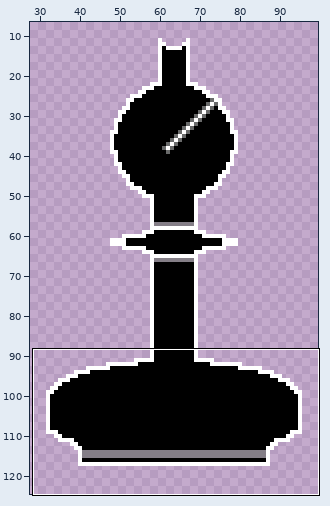
Pixel-art file: aseprite/Black_Bishop.aseprite. Above, an overview of the earlier version with the close-up marked.
Close-up. Before:
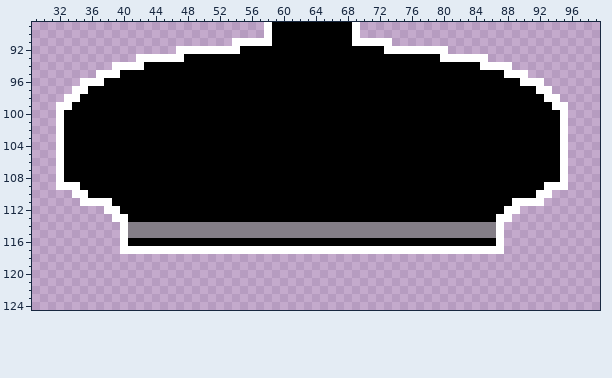
128x128 pixels, 1 frame. Shown: x 29..99, y 89..124. The wide view leaves out empty margins. The commit also changed other parts of the picture, which this record leaves out.
And afterwards:
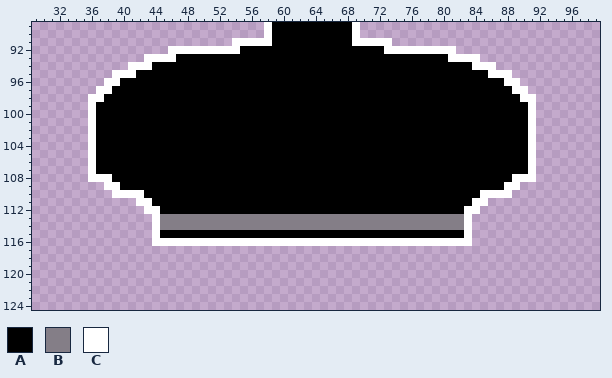
Palette (. is transparent): A #000000  B #847e87  C #ffffff
Edits made:
@@ x 29..99 @@
  91 .........................CCCCCAAAAAAAAAACCCCC..........................
- 92 ..................CCCCCCCCAAAAAAAAAAAAAAAAAACCCCCCCC...................
- 93 .............CCCCCCAAAAAAAAAAAAAAAAAAAAAAAAAAAAAAAACCCCCC..............
- 94 ..........CCCCAAAAAAAAAAAAAAAAAAAAAAAAAAAAAAAAAAAAAAAAAACCCC...........
- 95 ........CCCAAAAAAAAAAAAAAAAAAAAAAAAAAAAAAAAAAAAAAAAAAAAAAAACCC.........
- 96 ......CCCAAAAAAAAAAAAAAAAAAAAAAAAAAAAAAAAAAAAAAAAAAAAAAAAAAAACCC.......
- 97 .....CCAAAAAAAAAAAAAAAAAAAAAAAAAAAAAAAAAAAAAAAAAAAAAAAAAAAAAAAACC......
- 98 ....CCAAAAAAAAAAAAAAAAAAAAAAAAAAAAAAAAAAAAAAAAAAAAAAAAAAAAAAAAAACC.....
- 99 ...CCAAAAAAAAAAAAAAAAAAAAAAAAAAAAAAAAAAAAAAAAAAAAAAAAAAAAAAAAAAAACC....
-100 ...CAAAAAAAAAAAAAAAAAAAAAAAAAAAAAAAAAAAAAAAAAAAAAAAAAAAAAAAAAAAAAAC....
-101 ...CAAAAAAAAAAAAAAAAAAAAAAAAAAAAAAAAAAAAAAAAAAAAAAAAAAAAAAAAAAAAAAC....
-102 ...CAAAAAAAAAAAAAAAAAAAAAAAAAAAAAAAAAAAAAAAAAAAAAAAAAAAAAAAAAAAAAAC....
-103 ...CAAAAAAAAAAAAAAAAAAAAAAAAAAAAAAAAAAAAAAAAAAAAAAAAAAAAAAAAAAAAAAC....
-104 ...CAAAAAAAAAAAAAAAAAAAAAAAAAAAAAAAAAAAAAAAAAAAAAAAAAAAAAAAAAAAAAAC....
-105 ...CAAAAAAAAAAAAAAAAAAAAAAAAAAAAAAAAAAAAAAAAAAAAAAAAAAAAAAAAAAAAAAC....
-106 ...CAAAAAAAAAAAAAAAAAAAAAAAAAAAAAAAAAAAAAAAAAAAAAAAAAAAAAAAAAAAAAAC....
-107 ...CAAAAAAAAAAAAAAAAAAAAAAAAAAAAAAAAAAAAAAAAAAAAAAAAAAAAAAAAAAAAAAC....
-108 ...CAAAAAAAAAAAAAAAAAAAAAAAAAAAAAAAAAAAAAAAAAAAAAAAAAAAAAAAAAAAAAAC....
-109 ...CCCAAAAAAAAAAAAAAAAAAAAAAAAAAAAAAAAAAAAAAAAAAAAAAAAAAAAAAAAAACCC....
-110 .....CCAAAAAAAAAAAAAAAAAAAAAAAAAAAAAAAAAAAAAAAAAAAAAAAAAAAAAAAACC......
-111 ......CCCCAAAAAAAAAAAAAAAAAAAAAAAAAAAAAAAAAAAAAAAAAAAAAAAAAACCCC.......
-112 .........CCAAAAAAAAAAAAAAAAAAAAAAAAAAAAAAAAAAAAAAAAAAAAAAAACC..........
-113 ..........CCAAAAAAAAAAAAAAAAAAAAAAAAAAAAAAAAAAAAAAAAAAAAAACC...........
-114 ...........CBBBBBBBBBBBBBBBBBBBBBBBBBBBBBBBBBBBBBBBBBBBBBBC............
-115 ...........CBBBBBBBBBBBBBBBBBBBBBBBBBBBBBBBBBBBBBBBBBBBBBBC............
-116 ...........CAAAAAAAAAAAAAAAAAAAAAAAAAAAAAAAAAAAAAAAAAAAAAAC............
-117 ...........CCCCCCCCCCCCCCCCCCCCCCCCCCCCCCCCCCCCCCCCCCCCCCCC............
+ 92 .................CCCCCCCCCAAAAAAAAAAAAAAAAAACCCCCCCCC..................
+ 93 ..............CCCCAAAAAAAAAAAAAAAAAAAAAAAAAAAAAAAAAACCCC...............
+ 94 ............CCCAAAAAAAAAAAAAAAAAAAAAAAAAAAAAAAAAAAAAAAACCC.............
+ 95 ..........CCCAAAAAAAAAAAAAAAAAAAAAAAAAAAAAAAAAAAAAAAAAAAACCC...........
+ 96 .........CCAAAAAAAAAAAAAAAAAAAAAAAAAAAAAAAAAAAAAAAAAAAAAAAACC..........
+ 97 ........CCAAAAAAAAAAAAAAAAAAAAAAAAAAAAAAAAAAAAAAAAAAAAAAAAAACC.........
+ 98 .......CCAAAAAAAAAAAAAAAAAAAAAAAAAAAAAAAAAAAAAAAAAAAAAAAAAAAACC........
+ 99 .......CAAAAAAAAAAAAAAAAAAAAAAAAAAAAAAAAAAAAAAAAAAAAAAAAAAAAAAC........
+100 .......CAAAAAAAAAAAAAAAAAAAAAAAAAAAAAAAAAAAAAAAAAAAAAAAAAAAAAAC........
+101 .......CAAAAAAAAAAAAAAAAAAAAAAAAAAAAAAAAAAAAAAAAAAAAAAAAAAAAAAC........
+102 .......CAAAAAAAAAAAAAAAAAAAAAAAAAAAAAAAAAAAAAAAAAAAAAAAAAAAAAAC........
+103 .......CAAAAAAAAAAAAAAAAAAAAAAAAAAAAAAAAAAAAAAAAAAAAAAAAAAAAAAC........
+104 .......CAAAAAAAAAAAAAAAAAAAAAAAAAAAAAAAAAAAAAAAAAAAAAAAAAAAAAAC........
+105 .......CAAAAAAAAAAAAAAAAAAAAAAAAAAAAAAAAAAAAAAAAAAAAAAAAAAAAAAC........
+106 .......CAAAAAAAAAAAAAAAAAAAAAAAAAAAAAAAAAAAAAAAAAAAAAAAAAAAAAAC........
+107 .......CAAAAAAAAAAAAAAAAAAAAAAAAAAAAAAAAAAAAAAAAAAAAAAAAAAAAAAC........
+108 .......CCCAAAAAAAAAAAAAAAAAAAAAAAAAAAAAAAAAAAAAAAAAAAAAAAAAACCC........
+109 .........CCAAAAAAAAAAAAAAAAAAAAAAAAAAAAAAAAAAAAAAAAAAAAAAAACC..........
+110 ..........CCCCAAAAAAAAAAAAAAAAAAAAAAAAAAAAAAAAAAAAAAAAAACCCC...........
+111 .............CCAAAAAAAAAAAAAAAAAAAAAAAAAAAAAAAAAAAAAAAACC..............
+112 ..............CCAAAAAAAAAAAAAAAAAAAAAAAAAAAAAAAAAAAAAACC...............
+113 ...............CBBBBBBBBBBBBBBBBBBBBBBBBBBBBBBBBBBBBBBC................
+114 ...............CBBBBBBBBBBBBBBBBBBBBBBBBBBBBBBBBBBBBBBC................
+115 ...............CAAAAAAAAAAAAAAAAAAAAAAAAAAAAAAAAAAAAAAC................
+116 ...............CCCCCCCCCCCCCCCCCCCCCCCCCCCCCCCCCCCCCCCC................
+117 .......................................................................
 118 .......................................................................
